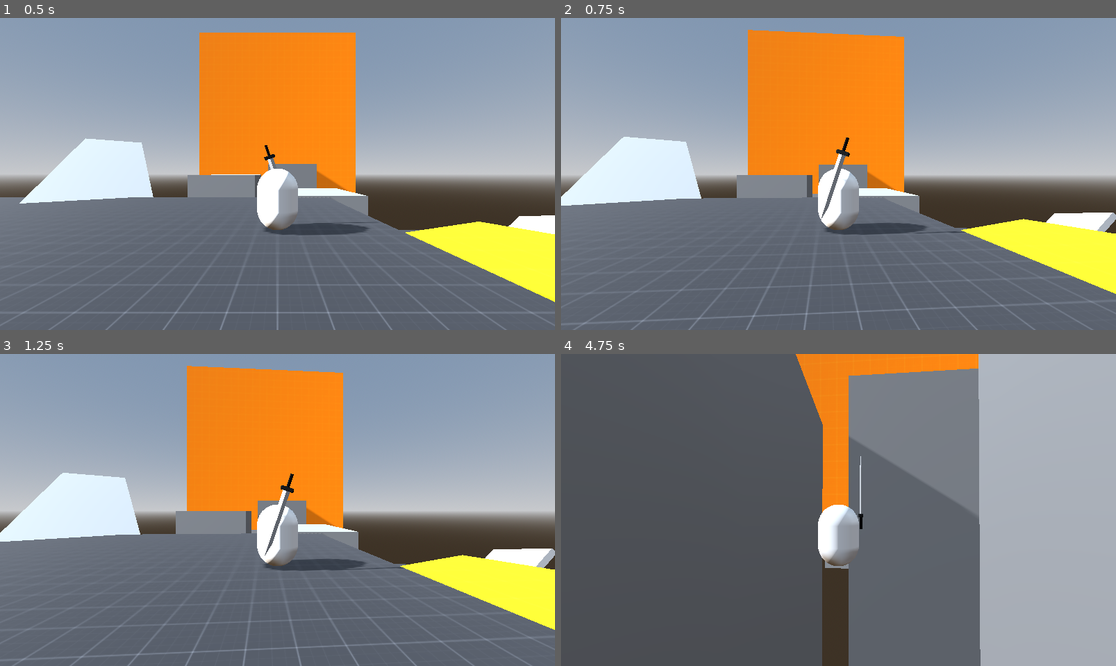
Above: before the commit, frames 1-4 (two rows, left to right).
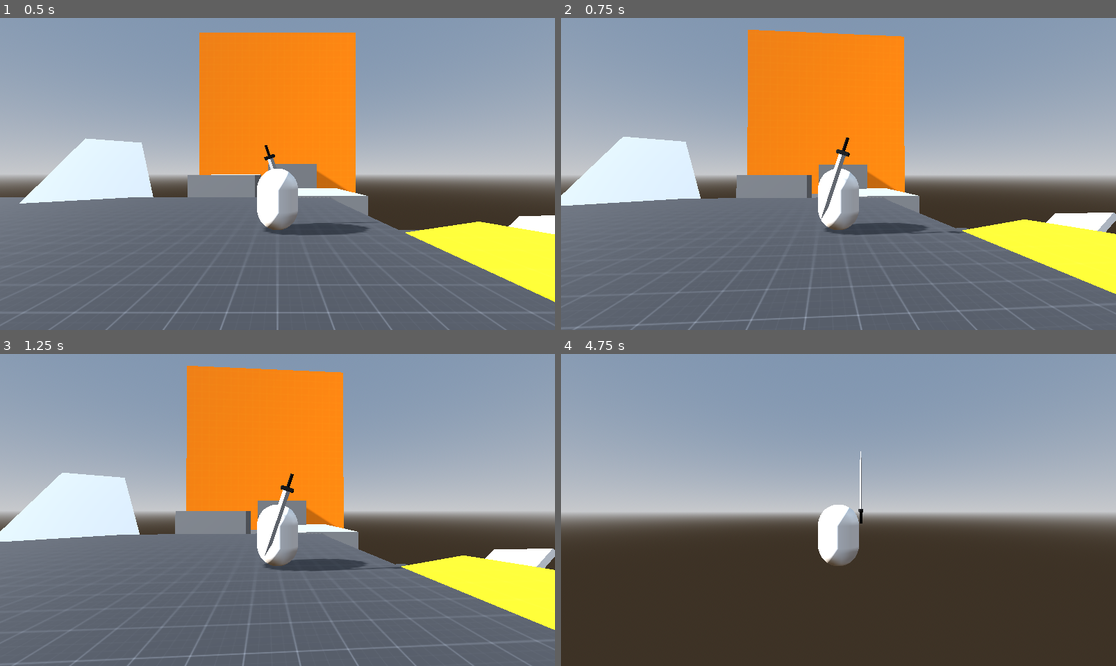
Above: after the commit, the same moments.

Repository: WarioGiant/3D-MV
Game: Godot game, scene res://world.tscn
The game is run twice, just before and just after one commit, with the same random seed, the same clock (stepped at 60 frames per second) and the same inputs.
Inputs (mouse positions are in pixels of both pictures, inside the frame that each line leads up to):
- Up to frame 1 (0.5 s): no input
- Up to frame 2 (0.75 s): tap Enter (ui_accept) at 0.5 s; move the mouse to (866, 174) at 0.52 s; hold W (forward) from 0.53 s (still down); hold Shift (dash) from 0.53 s (still down)
- Up to frame 3 (1.25 s): keep holding W (forward); keep holding Shift (dash); tap Space (jump) at 0.77 s
- Up to frame 4 (4.75 s): keep holding W (forward); move the mouse to (810, 510) at 1.27 s; release Shift (dash) at 1.28 s; tap Shift (dash) at 1.35, 2.85, 4.55 s; tap Space (jump) at 1.52, 3.02, 3.77, 4.52 s; move the mouse to (849, 503) at 2.02 s; hold Shift (dash) 2.03-2.78 s; tap Q (lock_on) at 2.1, 4.35 s; tap Enter (ui_accept) at 2.75, 4.25 s; move the mouse to (832, 516) at 2.77 s; move the mouse to (877, 513) at 3.52 s; hold Shift (dash) 3.53-4.28 s; move the mouse to (794, 506) at 4.27 s

Frame 1 is identical in both runs. In frame 2, 0.7% of the frame differs, in the area x 0-100%, y 3-100%; in frame 3, 0.8%; in frame 4, 90%, in the area x 0-100%, y 0-100%.

Commit message:
improve dash stop by lerping

Diff:
--- a/player.gd
+++ b/player.gd
@@ -80,8 +80,10 @@
 	if Input.is_action_pressed("dash") and dashes:
 		dash_charge_time += delta
 		can_move = false
-		gravity = 0
-		velocity = Vector3.ZERO
+		walking_time = 0
+		direction = Vector3.ZERO
+		velocity.y = 0
+		velocity = lerp(velocity, Vector3.ZERO, delta * 5)
 	elif dash_charge_time and dashes:
 		dash_charge_time = 0
 		dashes -= 1
